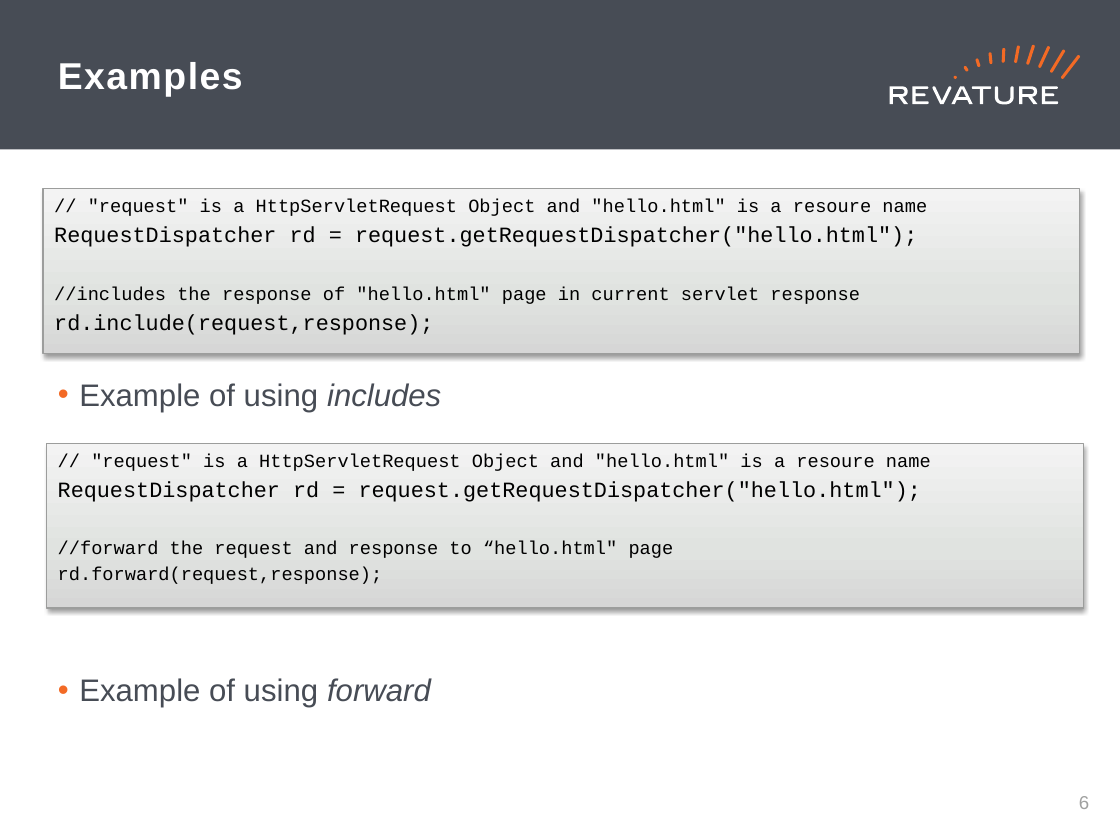
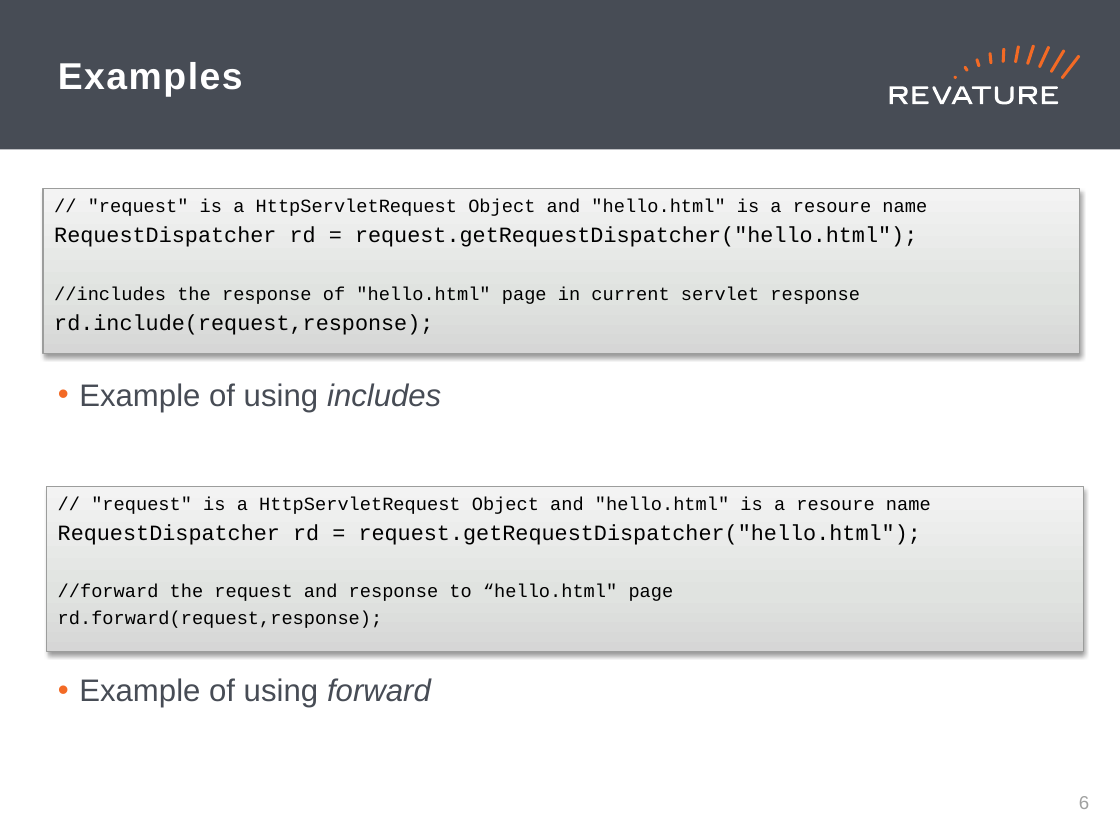
Before and after one commit to jhigherevature/8302021_RAP, a slide deck: slide 7 of powerpoints/Day_33.pptx. Drawn at 1120x840 pixels with LibreOffice and Linux fonts; fonts in the diff are those of the drawing. Boxes give left, top, right and bottom in pixels: in the first picture for what was removed or moved away, otherwise in the second. Text is boxed around its words. In the diff, an @@ line names an element or a change of style, - is before the commit and + after.

Commit message:
adding code examples for day 29

```diff
--- a/powerpoints/Day_33.pptx
+++ b/powerpoints/Day_33.pptx
@@ rectangle "// "request" is a HttpServletRequest ...": place and size @@
-rectangle "// "request" is a HttpServletRequest ..." at box(47, 444, 1084, 608)
+rectangle "// "request" is a HttpServletRequest ..." at box(47, 486, 1084, 651)
```
Also in this commit, not shown: 6 other files.
